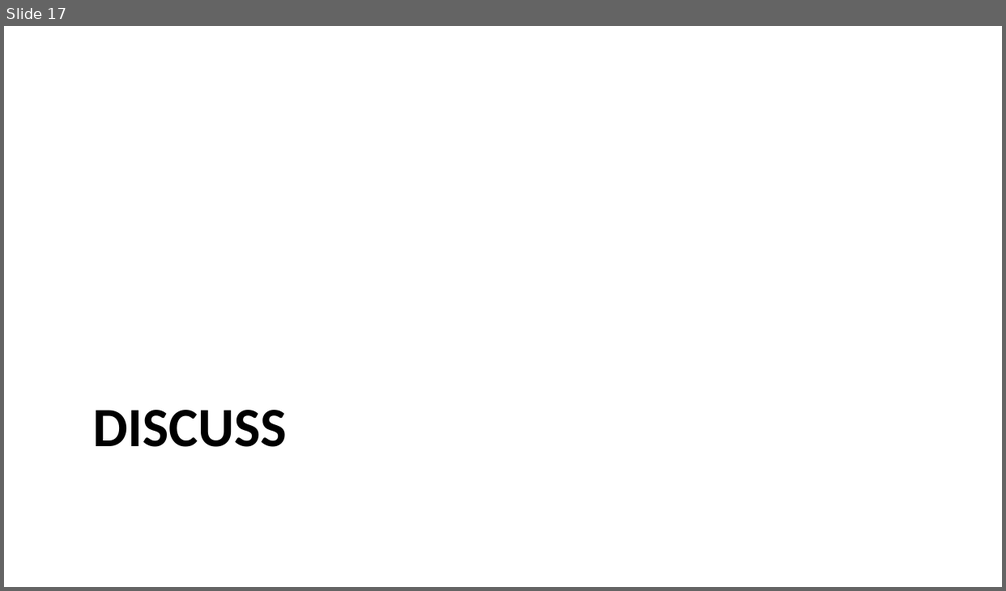
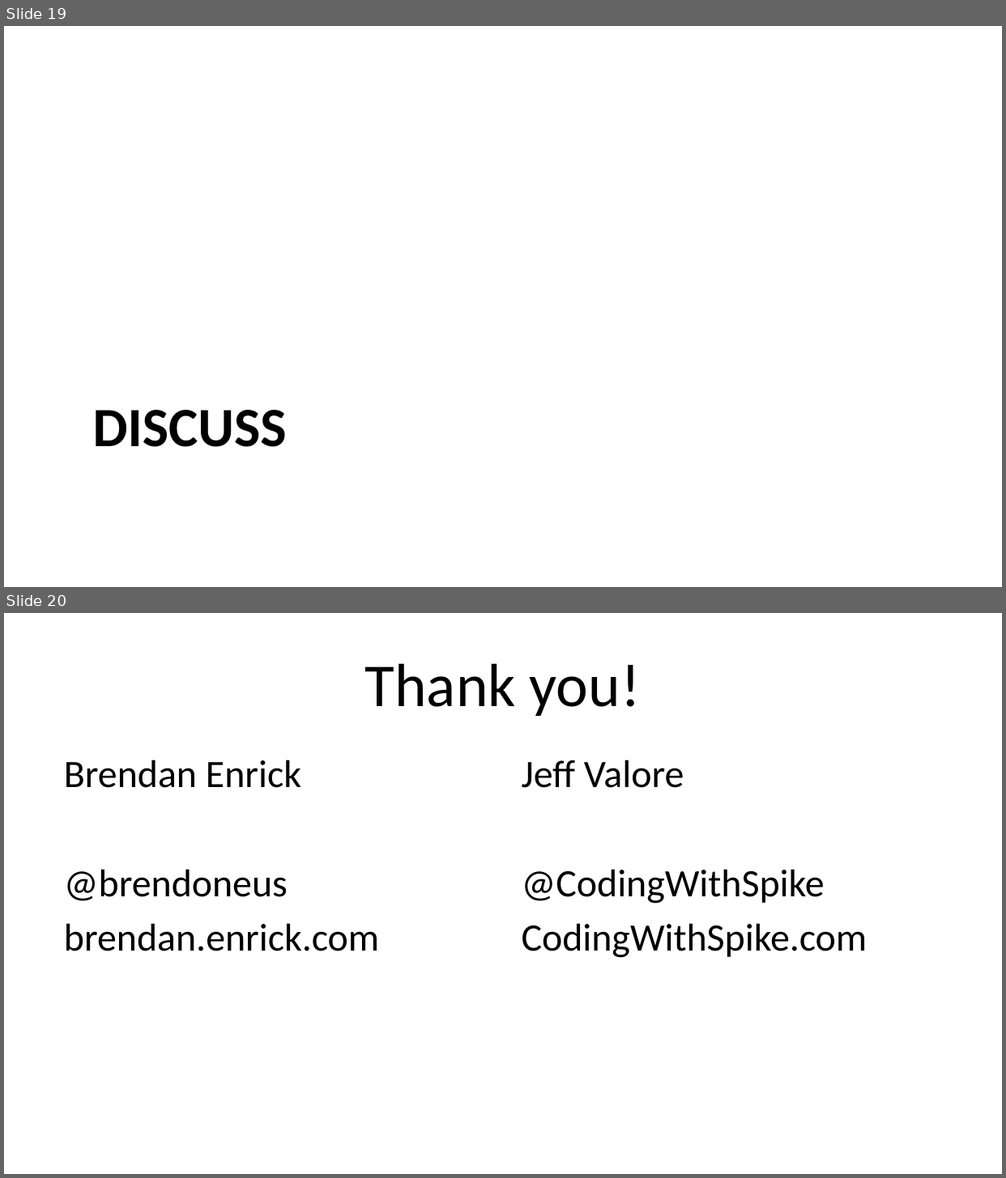
Before and after one commit to HudsonSC/CodeMash-2015-Precompiler-Workshop, a slide deck: 02-Principles.pptx. Shown one above the other, each under a label of ours: slide 17 before the commit, slides 19 and 20 after it. The pictures are 1006x591 and 1006x1178 pixels, drawn with LibreOffice and Linux fonts; fonts in the diff are those of the drawing; background and template pictures are left out. Boxes give left, top, right and bottom in pixels: in the first picture for what was removed or moved away, otherwise in the second. Text is boxed around its words. In the diff, an @@ line names an element or a change of style, - is before the commit and + after.

```diff
--- a/02-Principles.pptx
+++ b/02-Principles.pptx
@@ slide 20 added at bbox=[4, 613, 1002, 1174], background #FFFFFF @@
@@ title added at bbox=[365, 663, 641, 716], 44 pt, text #000000 @@
+Thank you!
@@ text added at bbox=[64, 760, 379, 952], 28 pt, text #000000 @@
+Brendan Enrick
+@brendoneus
+brendan.enrick.com
@@ text added at bbox=[522, 760, 867, 958], 28 pt, text #000000 @@
+Jeff Valore
+@CodingWithSpike
+CodingWithSpike.com
@@ what was slide 17 is now slide 19 @@
```
Also in this commit, not shown: 3 slides changed, 2 other slides added.
